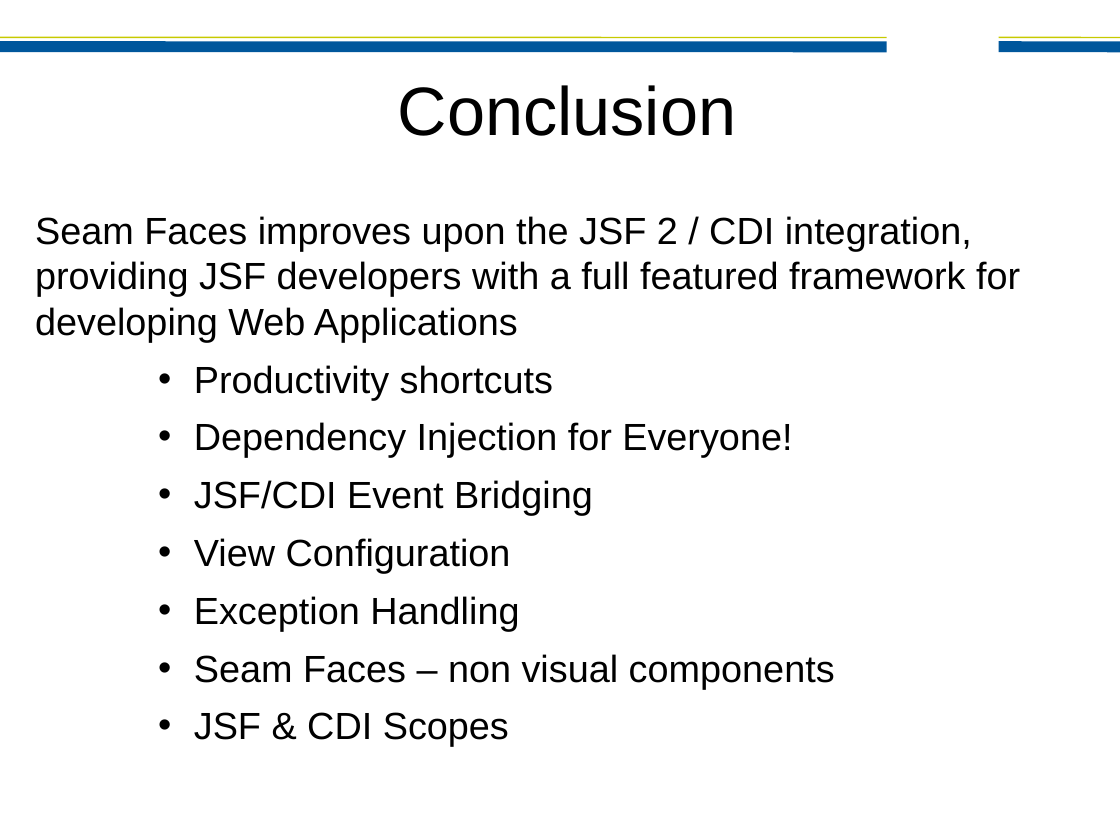
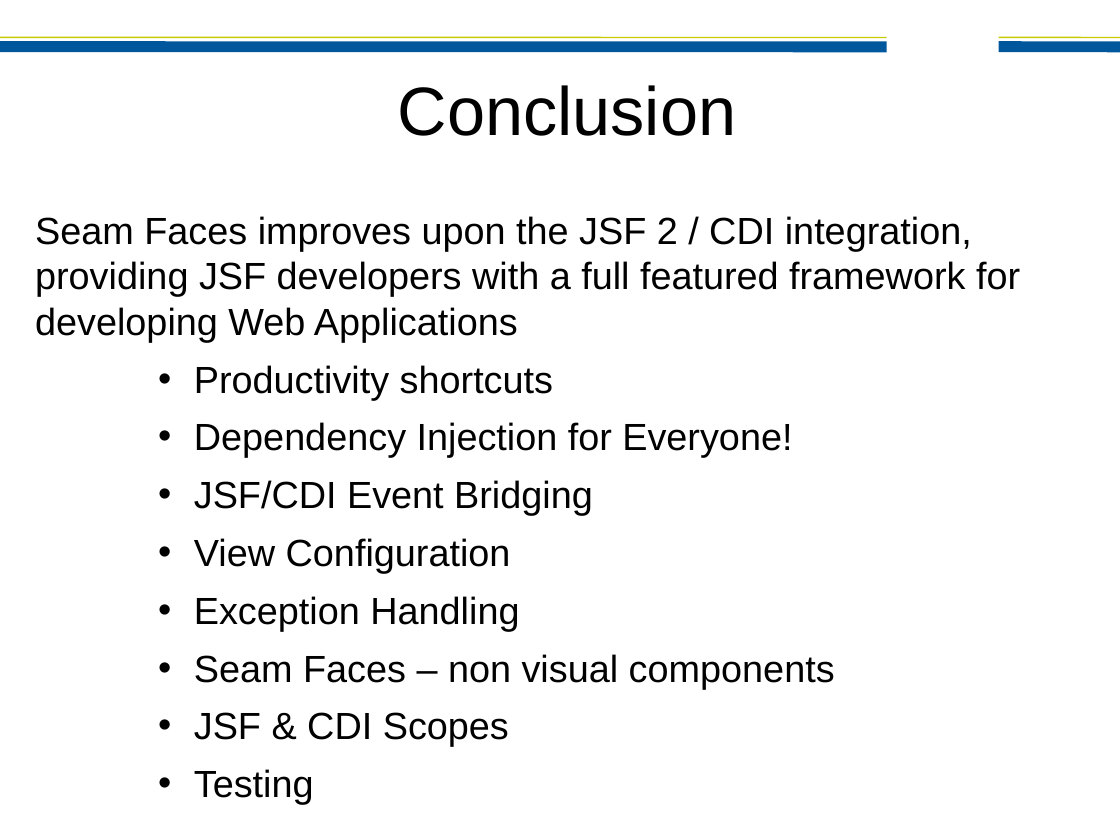
Before and after one commit to bleathem/talks, a slide deck: slide 74 of 2011-JAXConf-SeamFaces.odp (slide 72 before the commit). Drawn at 1120x840 pixels with LibreOffice and Linux fonts; fonts in the diff are those of the drawing; background and template pictures are left out. Boxes give left, top, right and bottom in pixels: in the first picture for what was removed or moved away, otherwise in the second. Text is boxed around its words. In the diff, an @@ line names an element or a change of style, - is before the commit and + after.

```diff
--- a/2011-JAXConf-SeamFaces.odp
+++ b/2011-JAXConf-SeamFaces.odp
@@ text at [194, 769, 314, 805]: paragraph added @@
+• Testing
```
Also in this commit, not shown: 6 other slides changed, 2 slides added.
